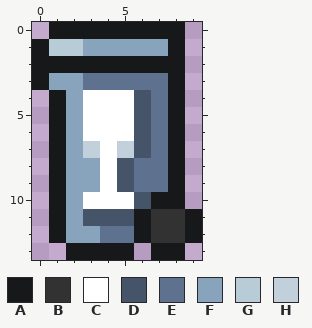
Pixel-art sprite -- assets/raster/trash-bin-white-10x14.png. That is the earlier state.
The file is 10x14 pixels.
Palette (. is transparent): A #171819  B #323232  C #ffffff  D #465469  E #5e718e  F #88a3bc  G #b8ccd8  H #c2d0dc
After the commit:
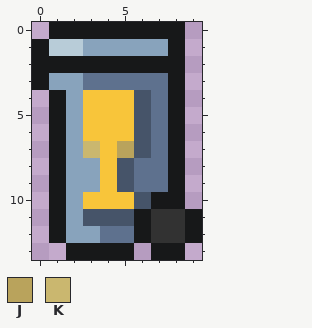
Colours new in this view: J #b9a35c  K #cab76f
Edits made:
colour C: #ffffff -> #f8c53a
y 7: x 3 H -> K; x 5 H -> J
